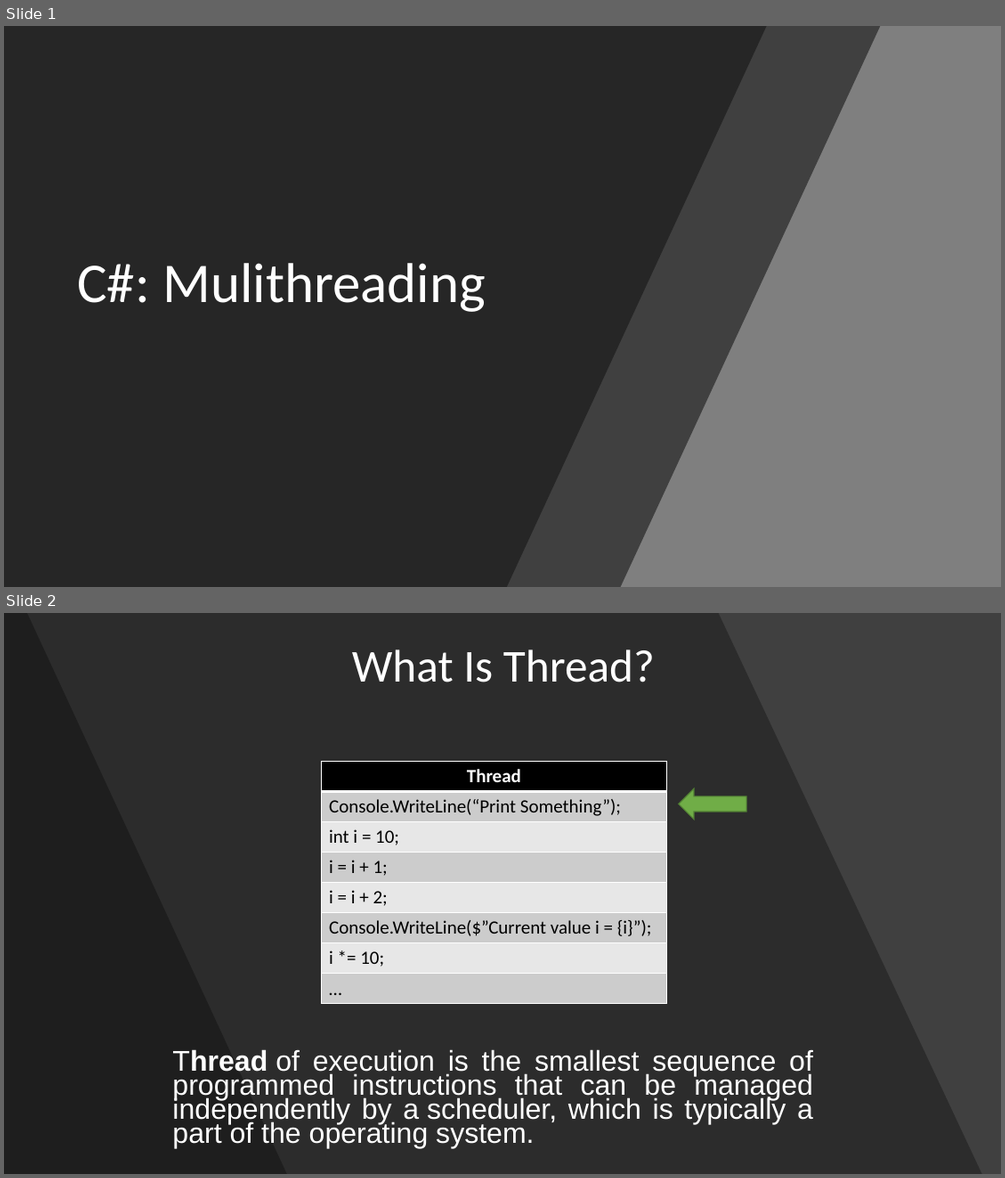
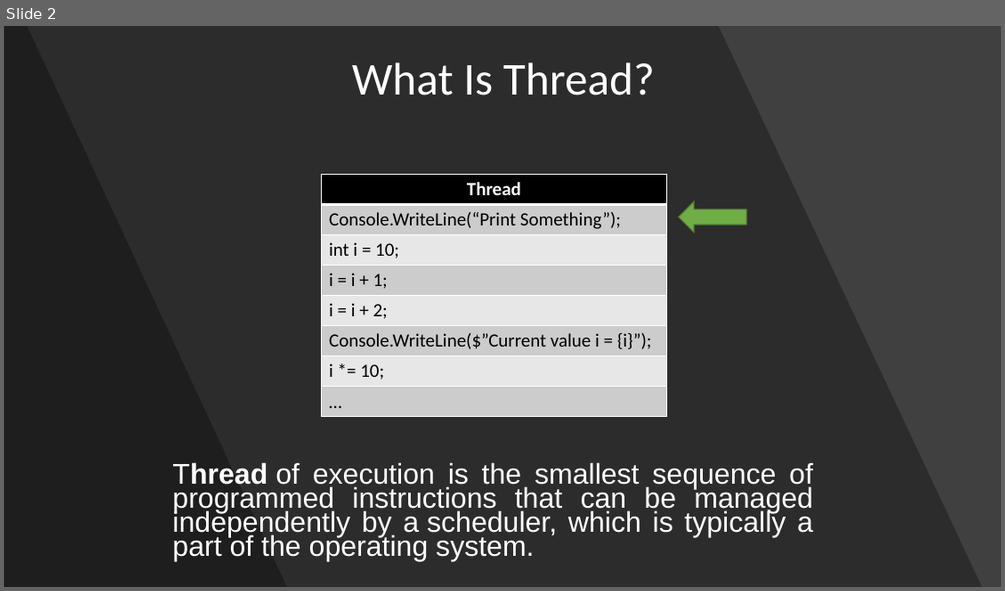
Before and after one commit to GlobusAzure000/Courses, a slide deck: MultiThreading/!Materials/Multithreading - Animation.pptx. Shown one above the other, each under a label of ours: slides 1 and 2 before the commit, slide 2 after it. The pictures are 1005x1178 and 1005x591 pixels, drawn with LibreOffice and Linux fonts; fonts in the diff are those of the drawing. Boxes give left, top, right and bottom in pixels: in the first picture for what was removed or moved away, otherwise in the second. Text is boxed around its words. In the diff, an @@ line names an element or a change of style, - is before the commit and + after.

```diff
--- a/MultiThreading/!Materials/Multithreading - Animation.pptx
+++ b/MultiThreading/!Materials/Multithreading - Animation.pptx
@@ slide 1 removed at [4, 26, 1001, 587], background #7C7C7C @@
@@ rectangle removed at [4, 26, 1001, 587] @@
@@ freeform shape removed at [4, 26, 767, 587] @@
@@ freeform shape removed at [105, 26, 881, 587] @@
@@ title removed at [77, 263, 485, 312] @@
-C#: Mulithreading
```
Also in this commit, not shown: 1 slide changed, 1 slide added, 1 other file.
